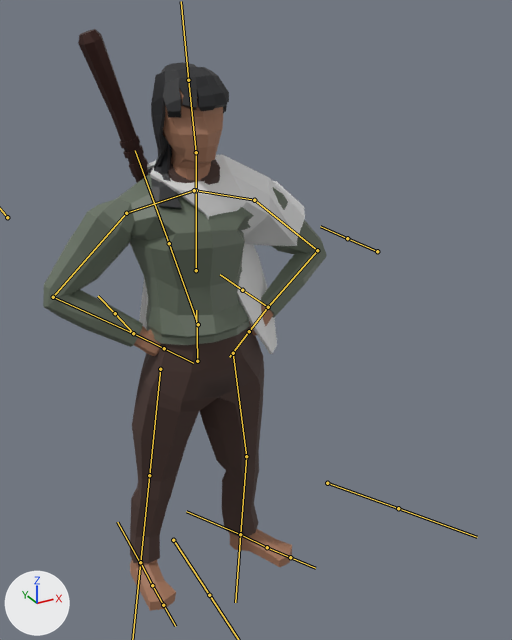
Two versions of the FBX model Assets/models/mainCharacter/mainCharacterBase.fbx, one commit apart.
Rendered twice from a 50 mm lens placed at (-5.17, -11.98, 11.56), pointed at (0.83, -1.08, 6.11). The axes (+X, +Y, +Z) are drawn at lower left. The lights are the same throughout. Both versions are drawn at frame 1 of the action 'Armature|HandsOnHips'; the numbers are the values there. The bones that bend it are drawn over the model as lines.

Objects in the first picture: 'character.001', 'hair.001', 'sash.001', 'staff.001'.
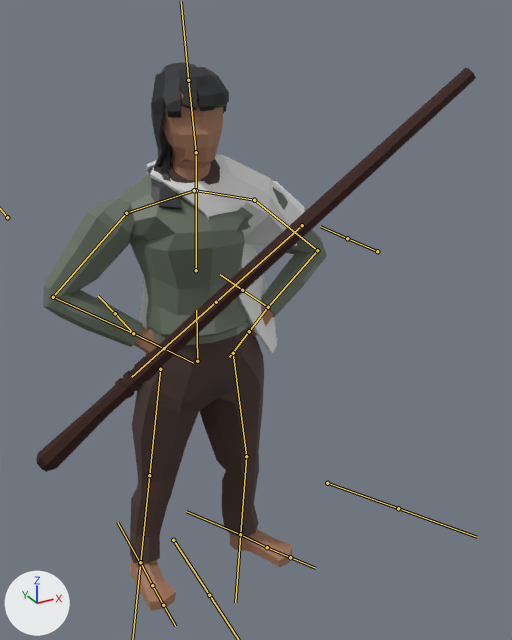
What the commit changed:
Bone 'core.001' (bone_core_001) moves from (0.0, 0.0, 0.0) to (1.68, 2.4, 2.77).
Bone 'core.001' (bone_core_001) turns from (0, 0, 0) to (-7, 18, 110) degrees about its own x, y and z.

Where the change shows, as pixel boxes [x1, y1, x2, y2] in the pictures (512 x 640 px):
'staff.001', posed
    before: [78, 29, 148, 183]
    after: [36, 68, 476, 472]
bone 'core.001', root to tip
    before: (198, 324) to (169, 243)
    after: (302, 225) to (216, 302)
